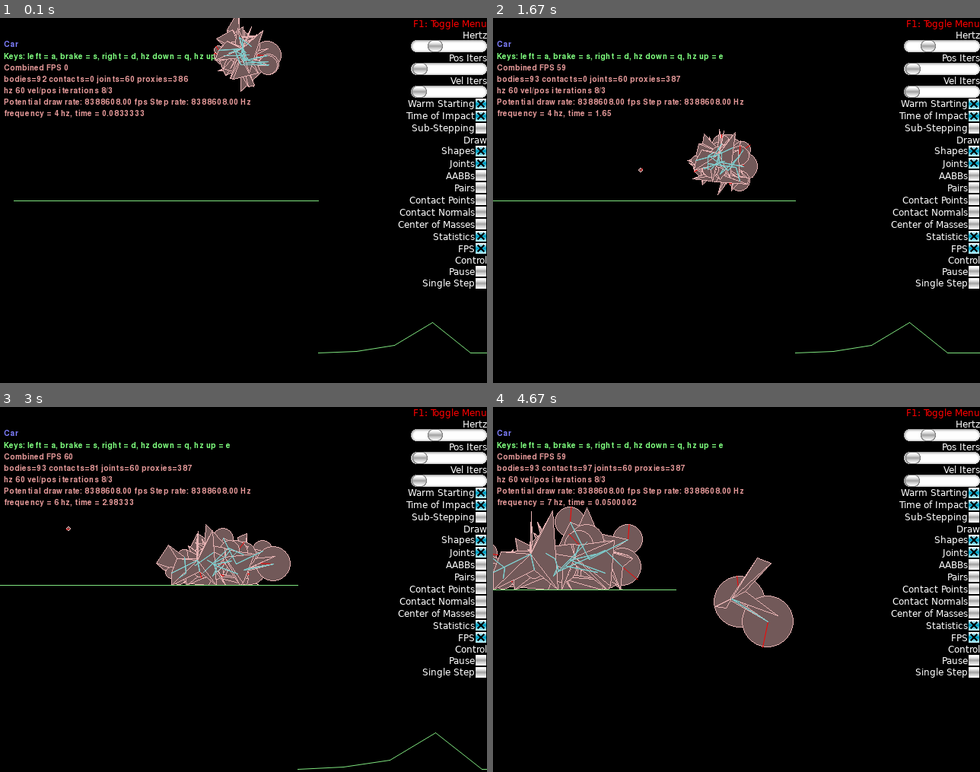
Above: before the commit, frames 1-4 (two rows, left to right).
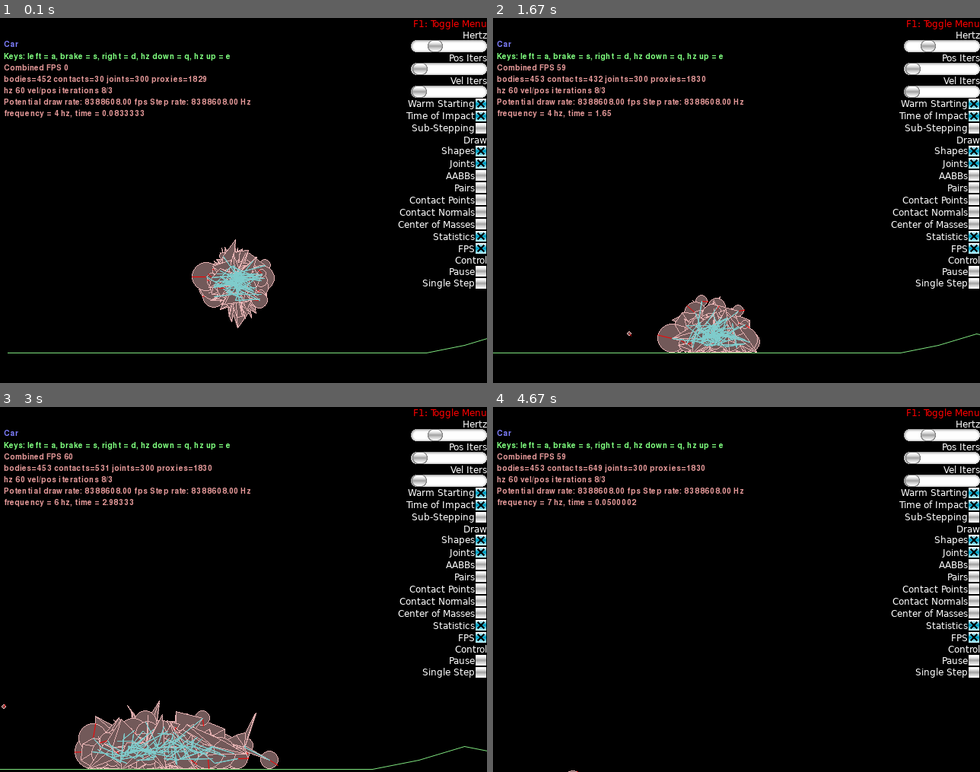
Above: after the commit, the same moments.

Repository: Arton1/BestCarAlgorithm
Game: pygame game, started from solution/car_algorithm.py
Two runs of this game, one before a commit and one after it. Both use one fixed random seed, a clock stepped at 60 frames per second and the inputs below.
Inputs (mouse positions are in pixels of both pictures, inside the frame that each line leads up to):
- Up to frame 1 (0.1 s): no input
- Up to frame 2 (1.67 s): hold Right 0.33-0.8 s; tap Space at 1.22 s; right-click (785, 280) at 1.6 s
- Up to frame 3 (3 s): hold Right 1.88-2.35 s; tap E at 2.03, 2.53 s; hold Left 2.38-2.92 s; tap Z at 2.45, 2.75 s; hold Down from 2.95 s (still down)
- Up to frame 4 (4.67 s): tap Z at 3.02, 3.35, 3.65, 3.78, 4.52 s; release Down at 3.25 s; hold Left 3.28-3.68 s; tap T at 3.43, 4.6 s; hold Up 3.72-4.08 s; tap E at 3.87 s; tap X at 4.12 s; hold Right from 4.45 s (still down)

The runs differ from the first frame. In frame 1, 4.7% of the frame differs, in the area x 1-100%, y 0-92%; in frame 2, 4.8%; in frame 3, 8.9%, in the area x 0-100%, y 15-100%; in frame 4, 7.7%.

Commit message:
hardocoded new track

Diff:
--- a/solution/car_algorithm.py
+++ b/solution/car_algorithm.py
@@ -24,7 +24,7 @@
 from .framework import (Framework, Keys, main)
 import time
 
-CAR_NUM = 10
+CAR_NUM = 50
 
 
 class World (Framework):
@@ -40,16 +40,29 @@
 
         # The ground -- create some terrain
         ground = self.world.CreateStaticBody(
-            shapes=b2EdgeShape(vertices=[(-20, 20), (20, 20)])
+            shapes=b2EdgeShape(vertices=[(-20, 0), (20, 0)])
         )
 
+        # x, y1, dx = 20, 0, 5
+        # vertices = [0.25, 1, 4, 0, 0, -1, -2, -2, -1.25, 0]
+        # for y2 in vertices * 2:  # iterate through vertices twice
+        #     ground.CreateEdgeFixture(
+        #         vertices=[(x, y1), (x + dx, y2)],
+        #         density=0,
+        #         friction=100,
+        #     )
+        #     y1 = y2
+        #     x += dx
+
+
+
         x, y1, dx = 20, 0, 5
-        vertices = [0.25, 1, 4, 0, 0, -1, -2, -2, -1.25, 0]
-        for y2 in vertices * 2:  # iterate through vertices twice
+        vertices = [0, 0, 0, 1, 2.5, 1.5, 0, 0, 2, 5, 9, 7, 5, 0, -3, -2, 0, 3, 6, -10, 0, 0, 0]
+        for y2 in vertices :  # iterate through vertices twice
             ground.CreateEdgeFixture(
                 vertices=[(x, y1), (x + dx, y2)],
                 density=0,
-                friction=0.6,
+                friction=100,
             )
             y1 = y2
             x += dx
@@ -63,7 +76,7 @@
             ground.CreateEdgeFixture(
                 vertices=[(x, 0), (x + x_length, y2)],
                 density=0,
-                friction=0.6,
+                friction=100,
             )
 
         # # Teeter
@@ -98,9 +111,14 @@
 
 
         for i in range(0, CAR_NUM):
-           self.car.append(car_from_geneotype(self.world, genes[i], offset=(10, 40))[0])
-           self.wheels.append(car_from_geneotype(self.world, genes[i], offset=(10,40))[1])
-           self.car.append(car_from_geneotype(self.world, genes[i], offset=(10,40))[2])
+           self.car.append(car_from_geneotype(self.world, genes[i], offset=(10, 10))[0])
+           self.wheels.append(car_from_geneotype(self.world, genes[i], offset=(10,10))[1])
+           self.car.append(car_from_geneotype(self.world, genes[i], offset=(10,10))[2])
+
+        # self.car.append(nice_car(self.world, offset = (10, 40))[0])
+        # self.wheels.append(nice_car(self.world, offset = (10, 40))[1])
+        # self.springs.append(nice_car(self.world, offset = (10, 40))[2])
+
 
         self.time_start = time.time()
 
@@ -111,11 +129,11 @@
         if key == Keys.K_t:
             self.time_start = time.time()
         if key == Keys.K_a:
-            self.springs[0].motorSpeed = self.speed
+            self.springs[0][1].motorSpeed = self.speed
         elif key == Keys.K_s:
-            self.springs[0].motorSpeed = 0
+            self.springs[0][1].motorSpeed = 0
         elif key == Keys.K_d:
-            self.springs[0].motorSpeed = -self.speed
+            self.springs[0][1].motorSpeed = -self.speed
         elif key in (Keys.K_q, Keys.K_e):
             if key == Keys.K_q:
                 self.hz = max(0, self.hz - 1.0)
--- a/solution/models/car.py
+++ b/solution/models/car.py
@@ -39,7 +39,8 @@
         fixtures=b2FixtureDef(
             shape=b2CircleShape(radius=wheel_radius),
             density=density,
-            groupIndex=-1
+            groupIndex=-1,
+            friction = 1000,
         )
     )
 
@@ -49,8 +50,8 @@
         localAnchorA=(1, -3),
         localAnchorB=(0, 0),
         axis=(1, 0),
-        motorSpeed=-10.0,
-        maxMotorTorque=200,
+        # motorSpeed=0,
+        # maxMotorTorque=200,
         # enableMotor=True,
         frequencyHz=60,
         dampingRatio=1.0,
@@ -74,9 +75,9 @@
         localAnchorA=(-3, 0),
         localAnchorB=(0, 0),
         axis=(1, 0),
-        motorSpeed=-10.0,
+        motorSpeed=0,
         maxMotorTorque=200,
-        # enableMotor=True,
+        enableMotor=True,
         frequencyHz=60,
         dampingRatio=1.0
     )
@@ -105,11 +106,12 @@
     for i in range(0, 2):
         x, y = points[genotype.wheelVertices[i]]
         wheel = world.CreateDynamicBody(
-            position=(x_offset + x, y_offset - wheel_radius - y),
+            position=(x_offset + x, y_offset - wheel_radius[i] - y),
             fixtures=b2FixtureDef(
-                shape=b2CircleShape(radius=wheel_radius),
+                shape=b2CircleShape(radius=wheel_radius[i]),
                 density= 1,
-                groupIndex=-1
+                groupIndex=-1,
+                friction = wheel_friction[i]
             )
         )
 
@@ -119,8 +121,8 @@
             localAnchorA=(x, y),
             localAnchorB=(0, 0),
             axis=(1, 0),
-            motorSpeed=-10.0,
-            maxMotorTorque=200,
+            motorSpeed=-wheel_speed[i],
+            maxMotorTorque=50,
             enableMotor=True,
             frequencyHz= 60,
             dampingRatio=0,
--- a/solution/models/genotype.py
+++ b/solution/models/genotype.py
@@ -16,9 +16,9 @@
         self.vectors.sort()
         self.wheelVertices.append(random.randint(0, 9))
         self.wheelVertices.append(random.randint(0, 9))
-        self.wheelProporites.append(random.uniform(0.5, 2))
-        self.wheelProporites.append(random.uniform(0, 100))
-        self.wheelProporites.append(random.uniform(0, 1))
+        self.wheelProporites.append((random.uniform(0.5, 2), random.uniform(0.5, 2)))
+        self.wheelProporites.append((random.uniform(0, 100), random.uniform(0, 100)))
+        self.wheelProporites.append((random.uniform(0, 1), random.uniform(0, 1)))
 
     def __repr__(self):
        return str(self.wheelVertices) + str(self.evaluation)
